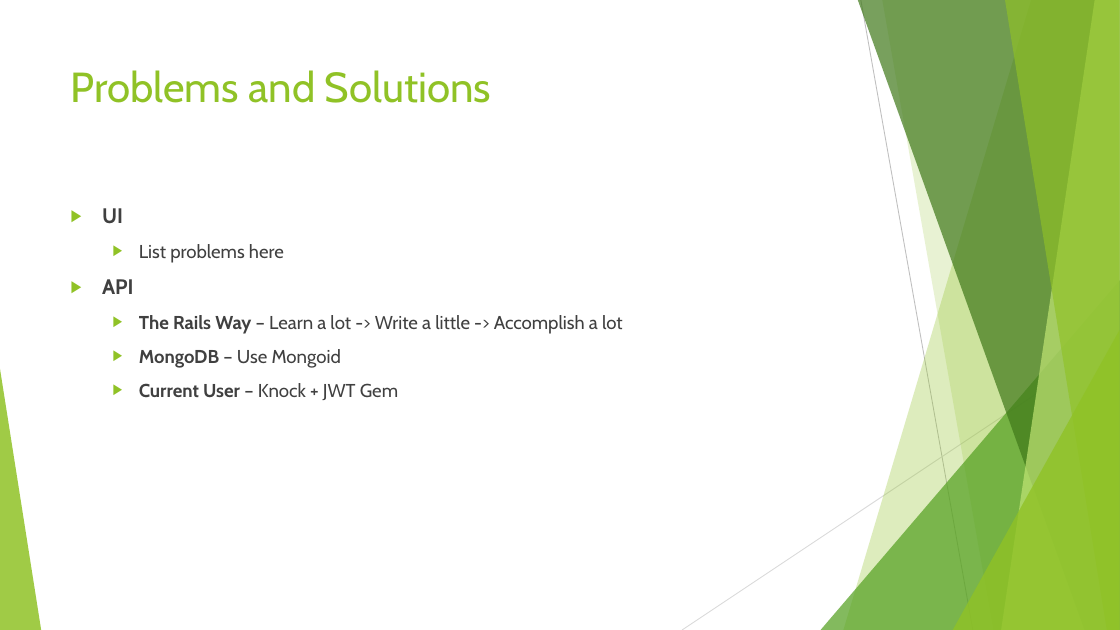
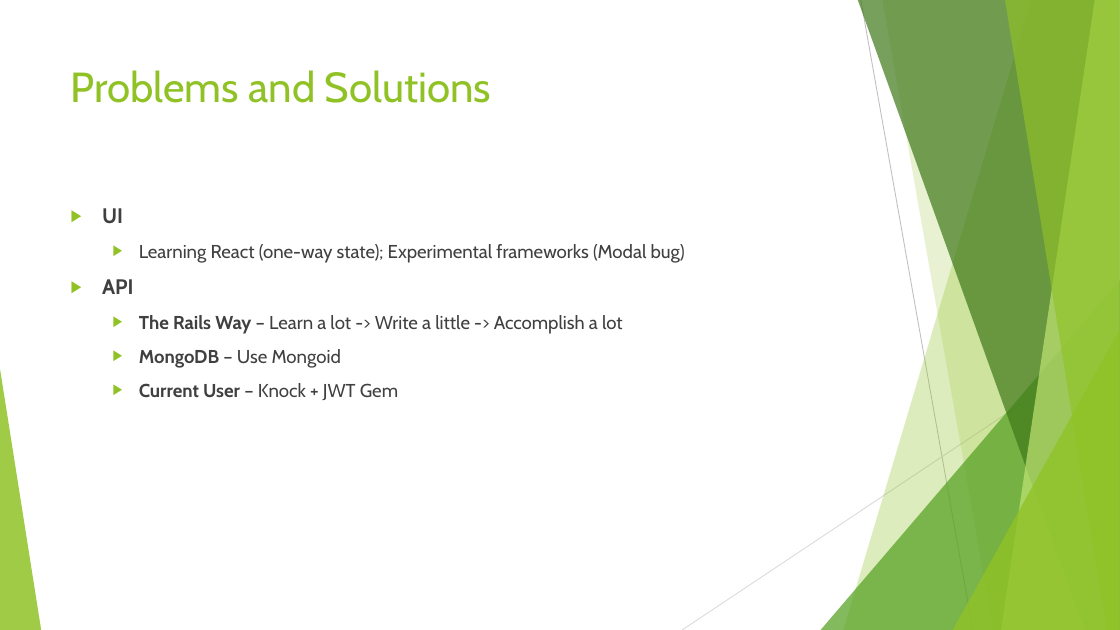
Before and after one commit to mattmccutchen/EventHawk, a slide deck: slide 4 of Homeworks/Event Hawk Final.pptx. Drawn at 1120x630 pixels with LibreOffice and Linux fonts; fonts in the diff are those of the drawing. Boxes give left, top, right and bottom in pixels: in the first picture for what was removed or moved away, otherwise in the second. Text is boxed around its words. In the diff, an @@ line names an element or a change of style, - is before the commit and + after.

Commit message:
Update powerpoint

```diff
--- a/Homeworks/Event Hawk Final.pptx
+++ b/Homeworks/Event Hawk Final.pptx
@@ text at <box>139,244,685,263</box>: text changed @@
-  ▶ List problems here
+  ▶ Learning React (one-way state); Experimental frameworks (Modal bug)
```
Also in this commit, not shown: 1 other slide changed.
